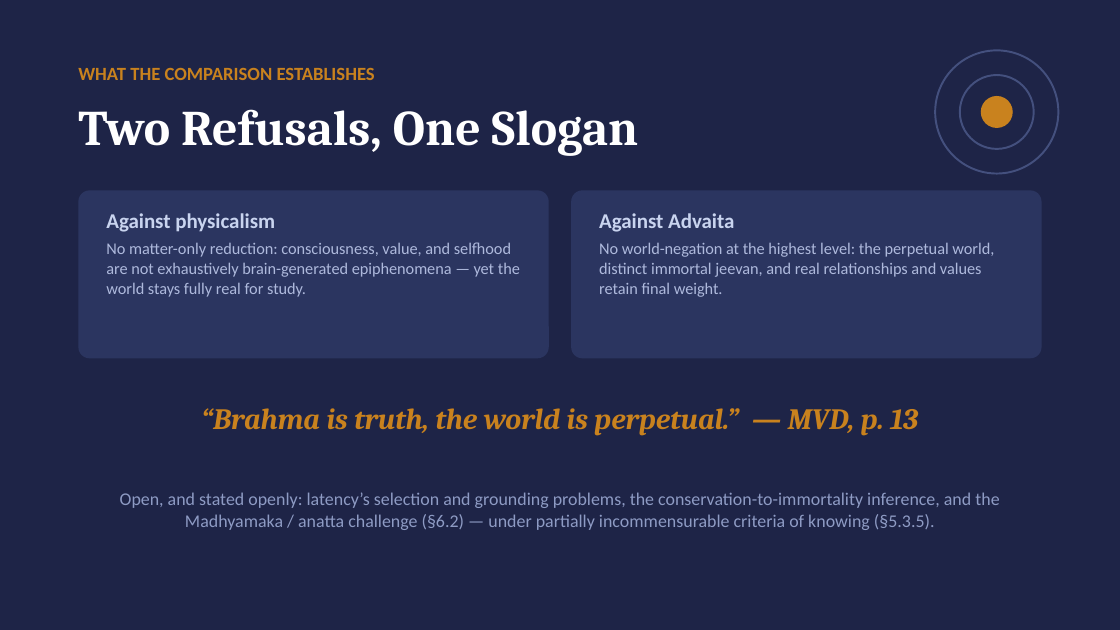
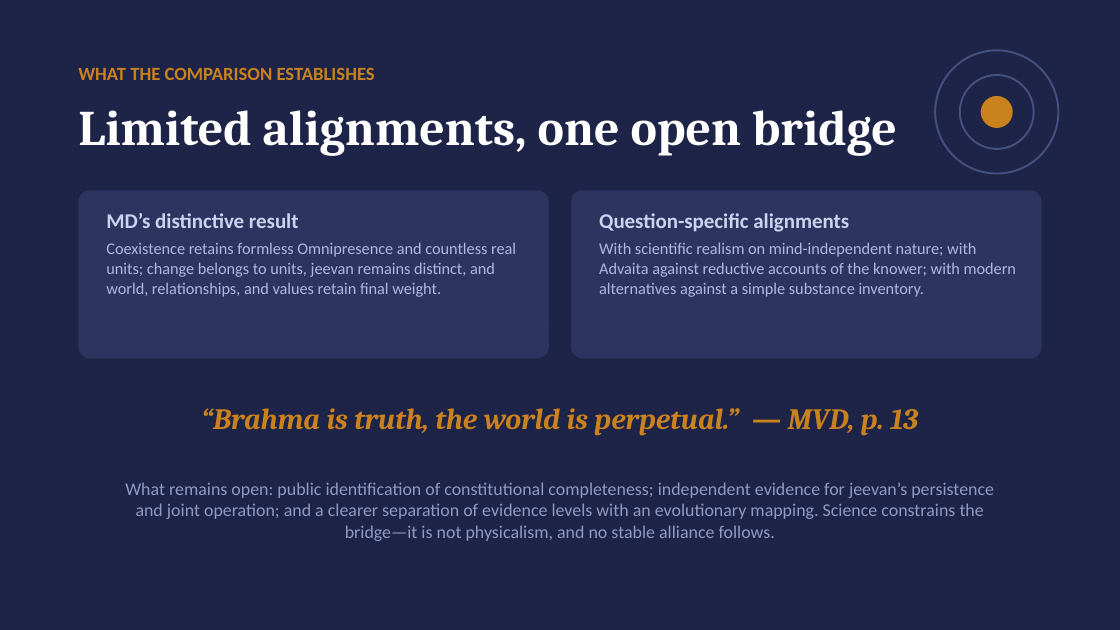
Before and after one commit to raghavamohan/AnalyticMadhyasthDarshan, a slide deck: slide 18 of Studies/The-Ontology-of-Coexistence/Coexistence-in-Comparison-MD-vs-Advaita-Philosophy-Science.pptx (slide 16 before the commit). Drawn at 1120x630 pixels with LibreOffice and Linux fonts; fonts in the diff are those of the drawing. Boxes give left, top, right and bottom in pixels: in the first picture for what was removed or moved away, otherwise in the second. Text is boxed around its words. In the diff, an @@ line names an element or a change of style, - is before the commit and + after.

```diff
--- a/Studies/The-Ontology-of-Coexistence/Coexistence-in-Comparison-MD-vs-Advaita-Philosophy-Science.pptx
+++ b/Studies/The-Ontology-of-Coexistence/Coexistence-in-Comparison-MD-vs-Advaita-Philosophy-Science.pptx
@@ text at (78, 110, 897, 156): text changed @@
-Two Refusals, One Slogan
+Limited alignments, one open bridge
@@ text at (106, 213, 516, 297): text changed @@
-Against physicalism
-No matter-only reduction: consciousness, value, and selfhood are not exhaustively brain-generated epiphenomena — yet the world stays fully real for study.
+MD’s distinctive result
+Coexistence retains formless Omnipresence and countless real units; change belongs to units, jeevan remains distinct, and world, relationships, and values retain final weight.
@@ text at (599, 213, 1016, 297): text changed @@
-Against Advaita
-No world-negation at the highest level: the perpetual world, distinct immortal jeevan, and real relationships and values retain final weight.
+Question-specific alignments
+With scientific realism on mind-independent nature; with Advaita against reductive accounts of the knower; with modern alternatives against a simple substance inventory.
@@ text at (125, 482, 994, 541): text changed @@
-Open, and stated openly: latency’s selection and grounding problems, the conservation-to-immortality inference, and the Madhyamaka / anatta challenge (§6.2) — under partially incommensurable criteria of knowing (§5.3.5).
+What remains open: public identification of constitutional completeness; independent evidence for jeevan’s persistence and joint operation; and a clearer separation of evidence levels with an evolutionary mapping. Science constrains the bridge—it is not physicalism, and no stable alliance follows.
```
Also in this commit, not shown: 8 other slides changed, 9 slides added, 7 slides removed.
